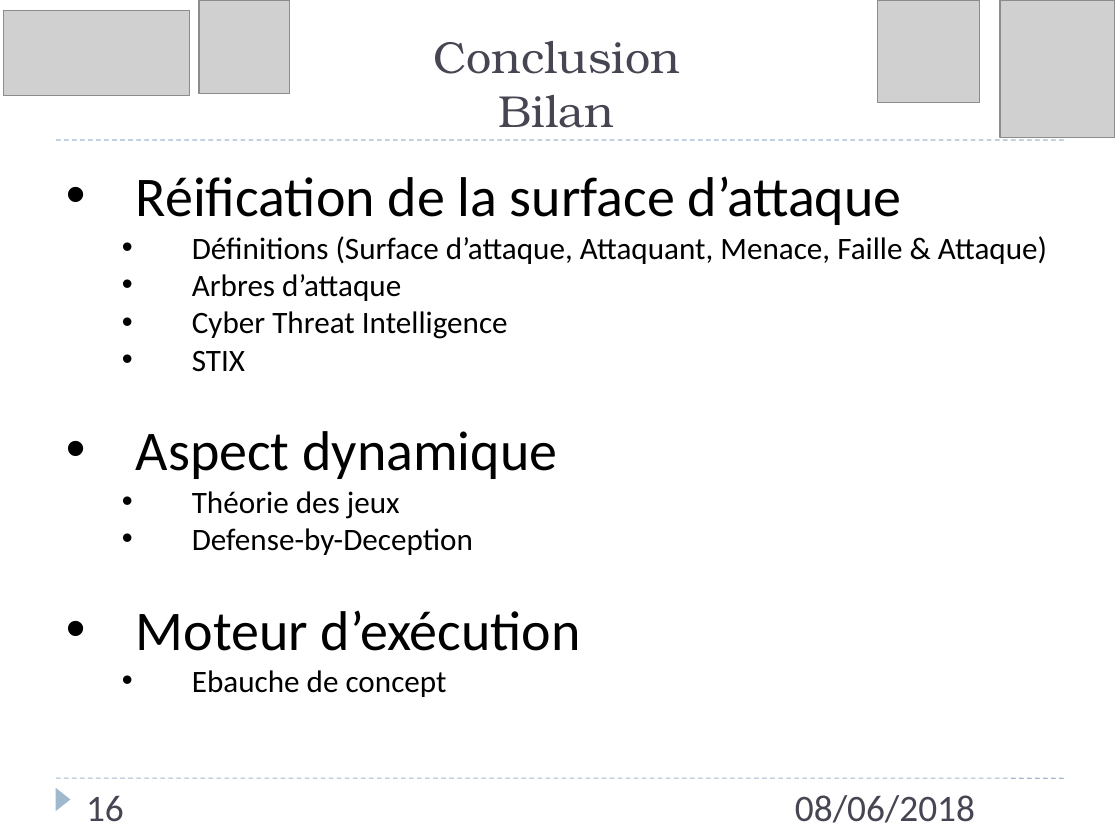
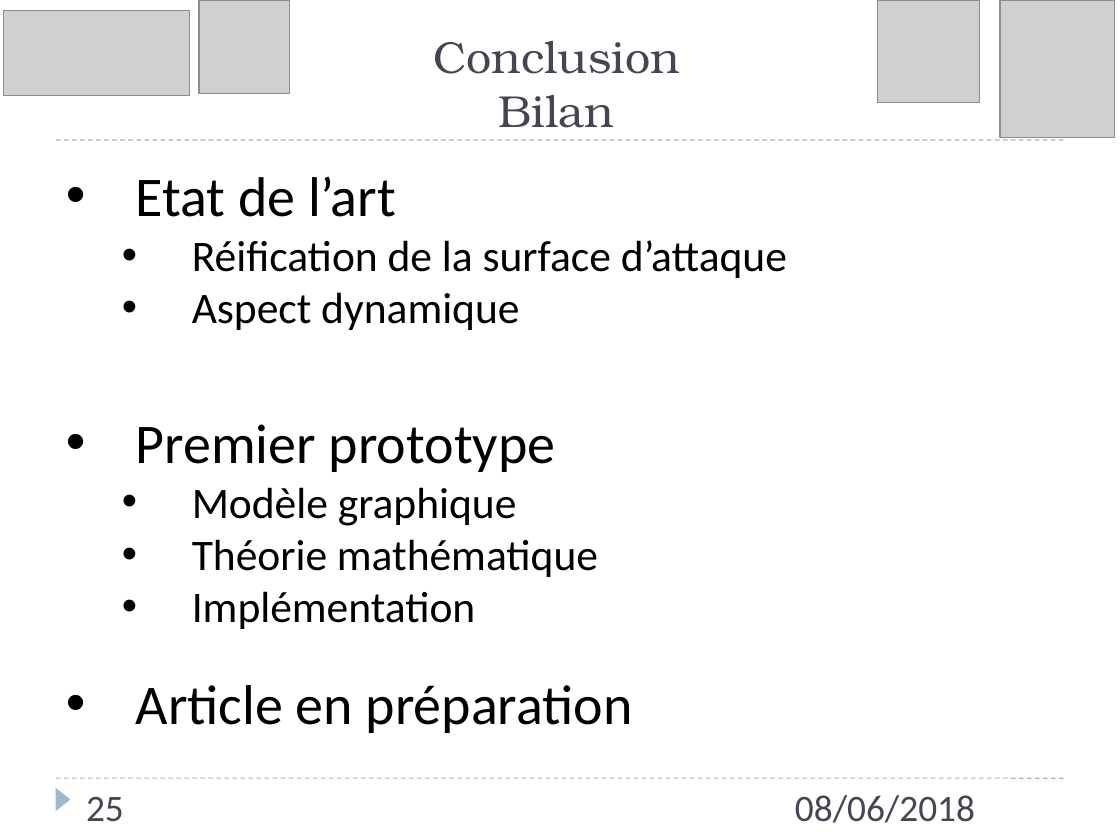
Before and after one commit to Lawyne/ModMenace, a slide deck: slide 25 of Presentation/Presentation Journee-Doctorants 08-06-18.pptx (slide 16 before the commit). Drawn at 1120x840 pixels with LibreOffice and Linux fonts; fonts in the diff are those of the drawing; grey boxes stand for pictures. Boxes give left, top, right and bottom in pixels: in the first picture for what was removed or moved away, otherwise in the second. Text is boxed around its words. In the diff, an @@ line names an element or a change of style, - is before the commit and + after.

```diff
--- a/Presentation/Presentation Journee-Doctorants 08-06-18.pptx
+++ b/Presentation/Presentation Journee-Doctorants 08-06-18.pptx
@@ text at <box>136,176,396,217</box>: paragraph added @@
+• Etat de l’art
@@ text at <box>192,236,1047,372</box>: paragraphs removed @@
-  • Définitions (Surface d’attaque, Attaquant, Menace, Faille & Attaque)
-  • Arbres d’attaque
-  • Cyber Threat Intelligence
-  • STIX
@@ text at <box>192,240,787,330</box>: size 36 to 28 pt in "Réification de la surface d’attaque", "Aspect dynamique"; list level 1 to 2 in "Réification de la surface d’attaque"; list level 1 to 2 in "Aspect dynamique" @@
@@ text at <box>136,424,633,733</box>: text changed; size 20 to 28 pt @@
-  • Théorie des jeux
-  • Defense-by-Deception
-• Moteur d’exécution
-  • Ebauche de concept
+• Premier prototype
+  • Modèle graphique
+  • Théorie mathématique
+  • Implémentation
+• Article en préparation
@@ page number at <box>86,797,124,821</box>: text changed @@
-16
+25
```
Also in this commit, not shown: 15 other slides changed, 12 slides added, 3 slides removed, 12 other files.
